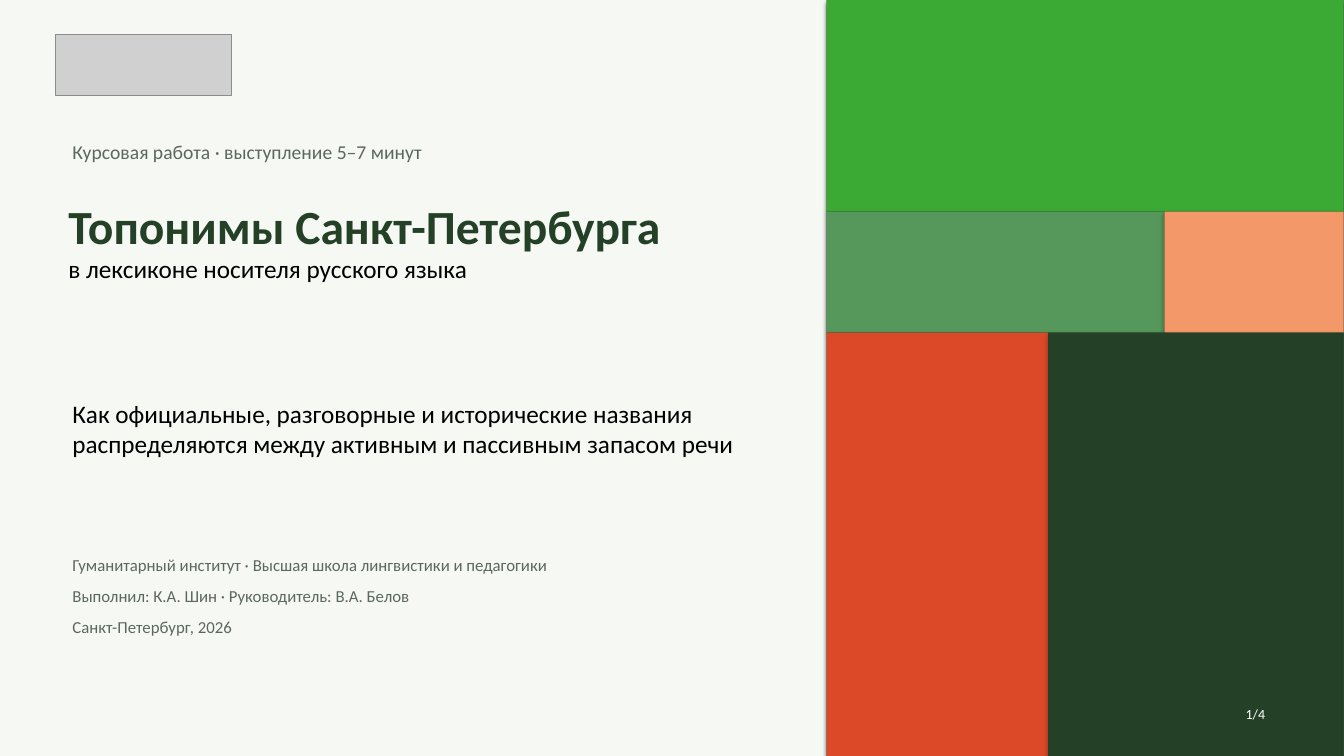
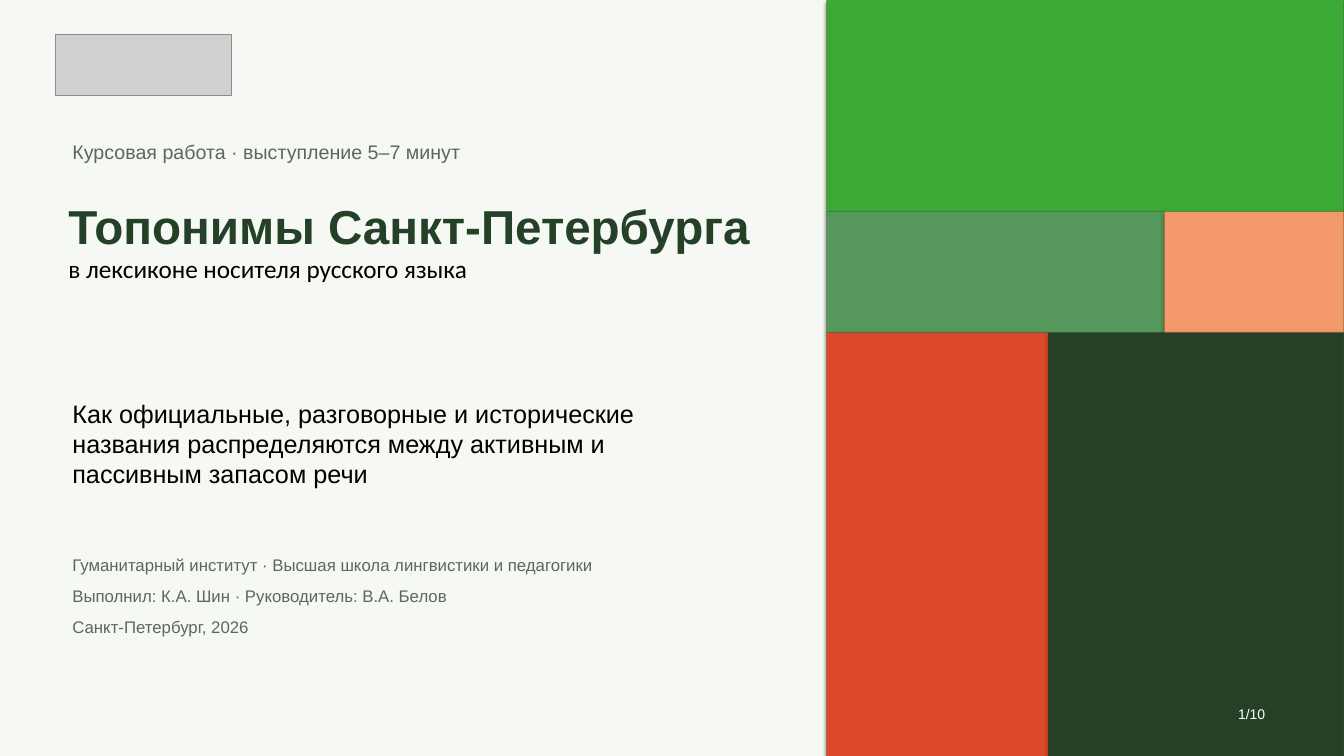
Before and after one commit to mdull2008/project, a slide deck: slide 1 of my_project.pptx. Drawn at 1344x756 pixels with LibreOffice and Linux fonts; fonts in the diff are those of the drawing; grey boxes stand for pictures. Boxes give left, top, right and bottom in pixels: in the first picture for what was removed or moved away, otherwise in the second. Text is boxed around its words. In the diff, an @@ line names an element or a change of style, - is before the commit and + after.

```diff
--- a/my_project.pptx
+++ b/my_project.pptx
@@ text "Топонимы Санкт-Петербурга в лексиконе носителя ..." at [68, 209, 749, 282]: font Calibri to Arial in "Топонимы Санкт-Петербурга" @@
@@ font Calibri to Arial in 3 elements at [72, 144, 460, 163], [72, 404, 634, 489], [72, 558, 592, 637] @@
@@ text at [1238, 709, 1265, 719]: text changed; font Calibri to Arial @@
-1/4
+1/10
```
Also in this commit, not shown: 2 other slides changed, 7 slides added, 1 slide removed.
